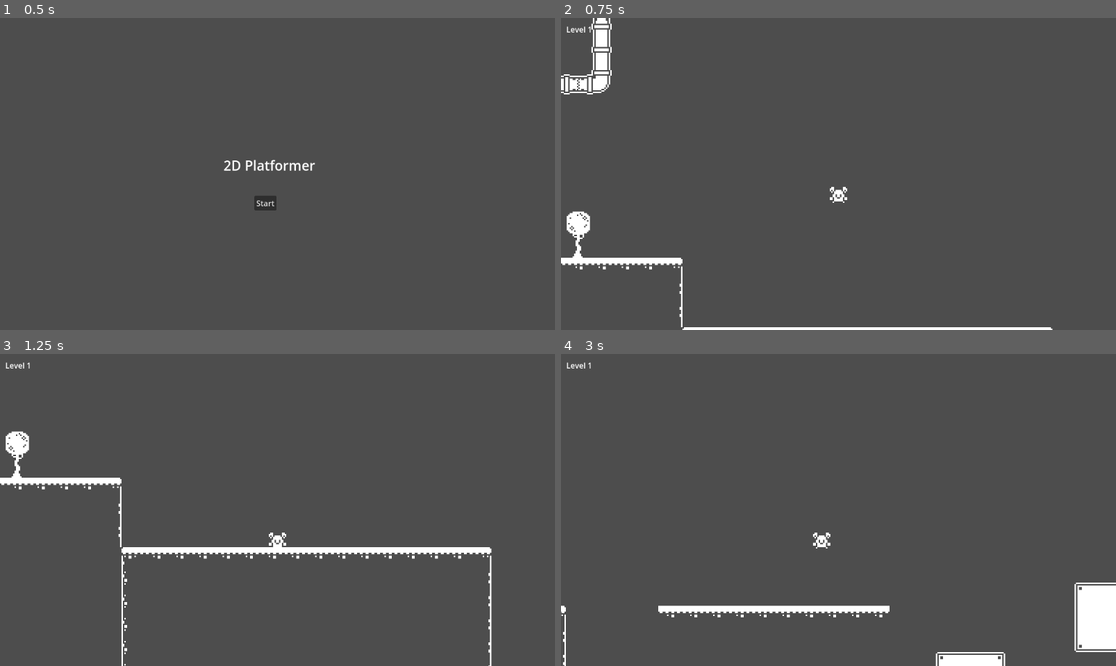
Above: before the commit, frames 1-4 (two rows, left to right).
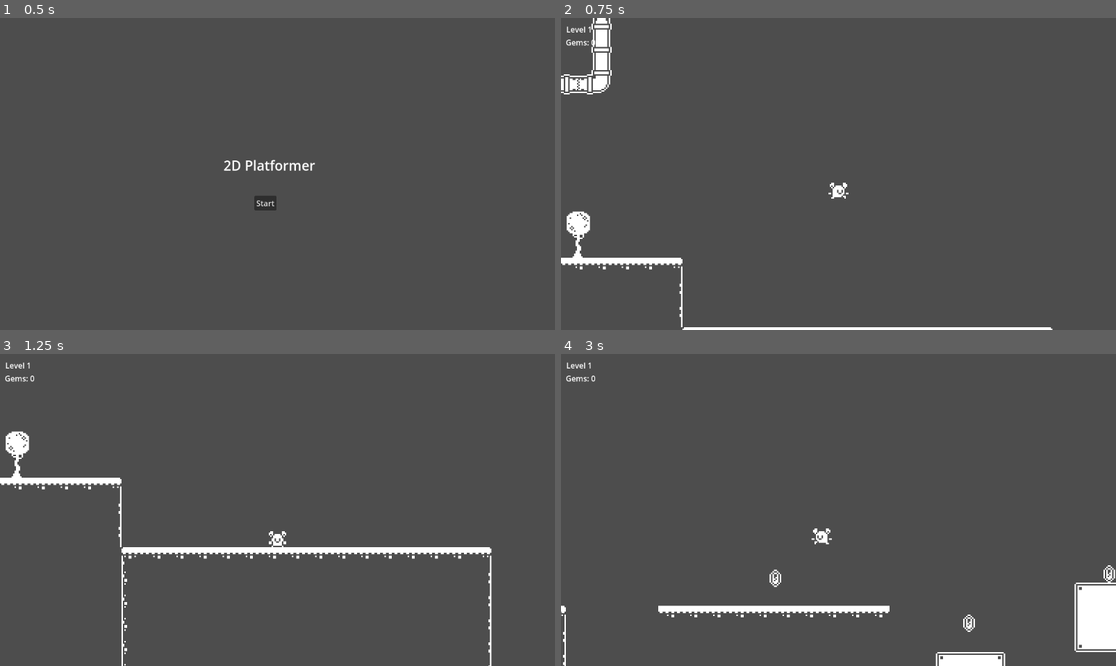
Above: after the commit, the same moments.

Repository: ColeC123/Godot-2D-Platformer
Game: Godot game, scene res://main_menu.tscn
Same seed, same stepped clock (60 frames per second), same inputs: the game is played once before the commit and once after it.
Inputs:
- Up to frame 1 (0.5 s): no input
- Up to frame 2 (0.75 s): click "Start" at 0.5 s
- Up to frame 3 (1.25 s): no input
- Up to frame 4 (3 s): hold D (move_right) 1.28-2.78 s; tap Space (jump) at 1.35, 1.52, 1.82, 2.1, 2.27, 2.57, 2.85 s; hold A (move_left) from 2.78 s (still down)

Frame 1 is identical in both runs. In frame 2, 0.2% of the frame differs, in the area x 0-52%, y 6-60%; in frame 3, 0.1%; in frame 4, 0.4%, in the area x 0-100%, y 6-90%.

Commit message:
Add files via upload

Diff:
--- /dev/null
+++ b/Platformer Game/door.gd
@@ -0,0 +1,9 @@
+extends Area2D
+
+@export var level = ""
+signal player_entered(level)
+
+
+func _on_body_entered(body):
+	if body.name == "Player":
+		player_entered.emit(level)
--- a/Platformer Game/door.tscn
+++ b/Platformer Game/door.tscn
@@ -1,5 +1,6 @@
-[gd_scene load_steps=5 format=3 uid="uid://cc1g53k0sf16v"]
+[gd_scene load_steps=6 format=3 uid="uid://cc1g53k0sf16v"]
 
+[ext_resource type="Script" path="res://door.gd" id="1_gi7h4"]
 [ext_resource type="Texture2D" uid="uid://nqnieuqev65x" path="res://monochrome_tilemap_transparent.png" id="1_v035j"]
 
 [sub_resource type="RectangleShape2D" id="RectangleShape2D_et3oi"]
@@ -21,6 +22,7 @@
 }]
 
 [node name="Door" type="Area2D"]
+script = ExtResource("1_gi7h4")
 
 [node name="CollisionShape2D" type="CollisionShape2D" parent="."]
 position = Vector2(0, 0.5)
@@ -28,3 +30,5 @@
 
 [node name="AnimatedSprite2D" type="AnimatedSprite2D" parent="."]
 sprite_frames = SubResource("SpriteFrames_20whj")
+
+[connection signal="body_entered" from="." to="." method="_on_body_entered"]
--- /dev/null
+++ b/Platformer Game/gem.gd
@@ -0,0 +1,9 @@
+extends Area2D
+
+signal gem_collected
+
+func _on_body_entered(body):
+	if body.name == "Player":
+		Global.gems_collected += 1
+		gem_collected.emit()
+		queue_free()
--- /dev/null
+++ b/Platformer Game/gem.tscn
@@ -0,0 +1,33 @@
+[gd_scene load_steps=6 format=3 uid="uid://bckc4yyr6y0ea"]
+
+[ext_resource type="Script" path="res://gem.gd" id="1_k6vvc"]
+[ext_resource type="Texture2D" uid="uid://nqnieuqev65x" path="res://monochrome_tilemap_transparent.png" id="1_wwhbn"]
+
+[sub_resource type="RectangleShape2D" id="RectangleShape2D_sq30n"]
+size = Vector2(10, 14)
+
+[sub_resource type="AtlasTexture" id="AtlasTexture_ttkvw"]
+atlas = ExtResource("1_wwhbn")
+region = Rect2(34, 85, 16, 16)
+
+[sub_resource type="SpriteFrames" id="SpriteFrames_vyr65"]
+animations = [{
+"frames": [{
+"duration": 1.0,
+"texture": SubResource("AtlasTexture_ttkvw")
+}],
+"loop": true,
+"name": &"default",
+"speed": 5.0
+}]
+
+[node name="Gem" type="Area2D"]
+script = ExtResource("1_k6vvc")
+
+[node name="CollisionShape2D" type="CollisionShape2D" parent="."]
+shape = SubResource("RectangleShape2D_sq30n")
+
+[node name="AnimatedSprite2D" type="AnimatedSprite2D" parent="."]
+sprite_frames = SubResource("SpriteFrames_vyr65")
+
+[connection signal="body_entered" from="." to="." method="_on_body_entered"]
--- /dev/null
+++ b/Platformer Game/global.gd
@@ -0,0 +1,12 @@
+extends Node
+
+var gems_collected = 0
+
+# Called when the node enters the scene tree for the first time.
+func _ready():
+	print_debug("global ready!")
+	print_debug(gems_collected)
+
+func _input(event):
+	if event.is_action_pressed("return_to_main_menu"):
+		get_tree().change_scene_to_file("res://main_menu.tscn")
--- /dev/null
+++ b/Platformer Game/level.gd
@@ -0,0 +1,19 @@
+extends Node2D
+
+@export var level_num = 0
+
+# Called when the node enters the scene tree for the first time.
+func _ready():
+	print("level " + str(level_num) + " ready!")
+	set_gems_label()
+	for gem in $Gems.get_children():
+		gem.gem_collected.connect(_on_gem_collected)
+
+func _on_gem_collected():
+	set_gems_label()
+
+func set_gems_label():
+	$HUD/GemsLabel.text = "Gems: " + str(Global.gems_collected)
+
+func _on_door_player_entered(level):
+	get_tree().change_scene_to_file(level)
--- a/Platformer Game/level_1.tscn
+++ b/Platformer Game/level_1.tscn
@@ -1,9 +1,10 @@
-[gd_scene load_steps=7 format=3 uid="uid://52t4m6cnrfvs"]
-
-[ext_resource type="Script" path="res://level_1.gd" id="1_68yty"]
+[gd_scene load_steps=8 format=3 uid="uid://52t4m6cnrfvs"]
+
+[ext_resource type="Script" path="res://level.gd" id="1_68yty"]
 [ext_resource type="PackedScene" uid="uid://bxitu71ehs5j4" path="res://player.tscn" id="2_lh47s"]
 [ext_resource type="Texture2D" uid="uid://nqnieuqev65x" path="res://monochrome_tilemap_transparent.png" id="2_rxre3"]
 [ext_resource type="PackedScene" uid="uid://cc1g53k0sf16v" path="res://door.tscn" id="4_h1eqp"]
+[ext_resource type="PackedScene" uid="uid://bckc4yyr6y0ea" path="res://gem.tscn" id="5_ieteo"]
 
 [sub_resource type="TileSetAtlasSource" id="TileSetAtlasSource_5qdm6"]
 resource_name = "Tilemap"
@@ -1464,6 +1465,7 @@
 
 [node name="Level1" type="Node2D"]
 script = ExtResource("1_68yty")
+level_num = 1
 
 [node name="Player" parent="." instance=ExtResource("2_lh47s")]
 position = Vector2(652, 262)
@@ -1473,17 +1475,25 @@
 format = 2
 layer_0/tile_data = PackedInt32Array(1507363, 1048576, 5, 1507364, 1048576, 5, 1507365, 1048576, 5, 1507366, 1048576, 5 …(2219 unchanged characters)…
 
-[node name="CanvasLayer" type="CanvasLayer" parent="."]
-
-[node name="Label" type="Label" parent="CanvasLayer"]
+[node name="HUD" type="CanvasLayer" parent="."]
+
+[node name="CurrentLevel" type="Label" parent="HUD"]
 offset_left = 11.0
 offset_top = 12.0
 offset_right = 61.0
 offset_bottom = 35.0
 text = "Level 1"
 
+[node name="GemsLabel" type="Label" parent="HUD"]
+offset_left = 10.0
+offset_top = 39.0
+offset_right = 72.0
+offset_bottom = 62.0
+text = "Gems: 0"
+
 [node name="Door" parent="." instance=ExtResource("4_h1eqp")]
 position = Vector2(1289, 295)
+level = "res://level_2.tscn"
 
 [node name="Label" type="Label" parent="Door"]
 offset_left = -26.0
@@ -1493,4 +1503,18 @@
 text = "Level 2
 "
 
-[connection signal="body_entered" from="Door" to="." method="_on_door_body_entered"]
+[node name="Gems" type="Node" parent="."]
+
+[node name="Gem" parent="Gems" instance=ExtResource("5_ieteo")]
+position = Vector2(433, 167)
+
+[node name="Gem2" parent="Gems" instance=ExtResource("5_ieteo")]
+position = Vector2(1176, 346)
+
+[node name="Gem3" parent="Gems" instance=ExtResource("5_ieteo")]
+position = Vector2(945, 349)
+
+[node name="Gem4" parent="Gems" instance=ExtResource("5_ieteo")]
+position = Vector2(1079, 380)
+
+[connection signal="player_entered" from="Door" to="." method="_on_door_player_entered"]
--- a/Platformer Game/level_2.tscn
+++ b/Platformer Game/level_2.tscn
@@ -1,9 +1,10 @@
-[gd_scene load_steps=7 format=3 uid="uid://c1b85riu1sdos"]
-
-[ext_resource type="Script" path="res://level_2.gd" id="1_ghwwm"]
+[gd_scene load_steps=8 format=3 uid="uid://c1b85riu1sdos"]
+
 [ext_resource type="Texture2D" uid="uid://nqnieuqev65x" path="res://monochrome_tilemap_transparent.png" id="1_jpdlo"]
+[ext_resource type="Script" path="res://level.gd" id="1_ntko2"]
 [ext_resource type="PackedScene" uid="uid://bxitu71ehs5j4" path="res://player.tscn" id="2_aojlw"]
 [ext_resource type="PackedScene" uid="uid://cc1g53k0sf16v" path="res://door.tscn" id="3_wk0b7"]
+[ext_resource type="PackedScene" uid="uid://bckc4yyr6y0ea" path="res://gem.tscn" id="5_div84"]
 
 [sub_resource type="TileSetAtlasSource" id="TileSetAtlasSource_po8f8"]
 resource_name = "Tilemap"
@@ -1216,7 +1217,8 @@
 sources/0 = SubResource("TileSetAtlasSource_po8f8")
 
 [node name="Level2" type="Node2D"]
-script = ExtResource("1_ghwwm")
+script = ExtResource("1_ntko2")
+level_num = 2
 
 [node name="TileMap" type="TileMap" parent="."]
 texture_filter = 1
@@ -1224,27 +1226,46 @@
 format = 2
 layer_0/tile_data = PackedInt32Array(1572878, 524288, 4, 1572879, 524288, 4, 1572880, 524288, 4, 1572881, 524288, 4, 15 …(1557 unchanged characters)…
 
-[node name="CanvasLayer" type="CanvasLayer" parent="."]
-
-[node name="Label" type="Label" parent="CanvasLayer"]
+[node name="HUD" type="CanvasLayer" parent="."]
+
+[node name="CurrentLevel" type="Label" parent="HUD"]
 offset_left = 12.0
 offset_top = 11.0
 offset_right = 66.0
 offset_bottom = 34.0
 text = "Level 2"
 
+[node name="GemsLabel" type="Label" parent="HUD"]
+offset_left = 10.0
+offset_top = 39.0
+offset_right = 72.0
+offset_bottom = 62.0
+text = "Gems: 0"
+
 [node name="Player" parent="." instance=ExtResource("2_aojlw")]
 position = Vector2(269, 380)
 
 [node name="Door" parent="." instance=ExtResource("3_wk0b7")]
 position = Vector2(254, 377)
+level = "res://level_1.tscn"
 
 [node name="Label" type="Label" parent="Door"]
 offset_left = -23.0
 offset_top = -31.0
 offset_right = 31.0
 offset_bottom = -8.0
-text = "Level 1
+text = "Level 2
 "
 
-[connection signal="body_entered" from="Door" to="." method="_on_door_body_entered"]
+[node name="Gems" type="Node" parent="."]
+
+[node name="Gem" parent="Gems" instance=ExtResource("5_div84")]
+position = Vector2(377, 373)
+
+[node name="Gem2" parent="Gems" instance=ExtResource("5_div84")]
+position = Vector2(477, 374)
+
+[node name="Gem3" parent="Gems" instance=ExtResource("5_div84")]
+position = Vector2(575, 372)
+
+[connection signal="player_entered" from="Door" to="." method="_on_door_player_entered"]
--- a/Platformer Game/player.gd
+++ b/Platformer Game/player.gd
@@ -22,7 +22,16 @@
 	var direction = Input.get_axis("move_left", "move_right")
 	if direction:
 		velocity.x = direction * SPEED
+		$AnimatedSprite2D.play("run")
+		if direction == -1:
+			$AnimatedSprite2D.flip_h = true
+		else:
+			$AnimatedSprite2D.flip_h = false
 	else:
+		$AnimatedSprite2D.play("idle")
 		velocity.x = move_toward(velocity.x, 0, SPEED)
 
+	if not is_on_floor():
+		$AnimatedSprite2D.play("jump")
+
 	move_and_slide()
--- a/Platformer Game/player.tscn
+++ b/Platformer Game/player.tscn
@@ -6,6 +6,22 @@
 [sub_resource type="AtlasTexture" id="AtlasTexture_c6nml"]
 atlas = ExtResource("2_licik")
 region = Rect2(0, 204, 16, 16)
+
+[sub_resource type="AtlasTexture" id="AtlasTexture_vmgv3"]
+atlas = ExtResource("2_licik")
+region = Rect2(68, 204, 16, 16)
+
+[sub_resource type="AtlasTexture" id="AtlasTexture_fcqbj"]
+atlas = ExtResource("2_licik")
+region = Rect2(17, 204, 16, 16)
+
+[sub_resource type="AtlasTexture" id="AtlasTexture_qydpy"]
+atlas = ExtResource("2_licik")
+region = Rect2(34, 204, 16, 16)
+
+[sub_resource type="AtlasTexture" id="AtlasTexture_fnpj5"]
+atlas = ExtResource("2_licik")
+region = Rect2(51, 204, 16, 16)
 
 [sub_resource type="SpriteFrames" id="SpriteFrames_kby6q"]
 animations = [{
@@ -16,6 +32,28 @@
 "loop": true,
 "name": &"idle",
 "speed": 5.0
+}, {
+"frames": [{
+"duration": 1.0,
+"texture": SubResource("AtlasTexture_vmgv3")
+}],
+"loop": true,
+"name": &"jump",
+"speed": 5.0
+}, {
+"frames": [{
+"duration": 1.0,
+"texture": SubResource("AtlasTexture_fcqbj")
+}, {
+"duration": 1.0,
+"texture": SubResource("AtlasTexture_qydpy")
+}, {
+"duration": 1.0,
+"texture": SubResource("AtlasTexture_fnpj5")
+}],
+"loop": true,
+"name": &"run",
+"speed": 6.0
 }]
 
 [sub_resource type="CapsuleShape2D" id="CapsuleShape2D_hs7n6"]
@@ -26,9 +64,9 @@
 script = ExtResource("1_g08de")
 
 [node name="AnimatedSprite2D" type="AnimatedSprite2D" parent="."]
-position = Vector2(0, -3)
+position = Vector2(0, -4)
 sprite_frames = SubResource("SpriteFrames_kby6q")
-animation = &"idle"
+animation = &"run"
 
 [node name="CollisionShape2D" type="CollisionShape2D" parent="."]
 shape = SubResource("CapsuleShape2D_hs7n6")
--- a/Platformer Game/project.godot
+++ b/Platformer Game/project.godot
@@ -14,6 +14,10 @@
 run/main_scene="res://main_menu.tscn"
 config/features=PackedStringArray("4.2", "Forward Plus")
 config/icon="res://icon.svg"
+
+[autoload]
+
+Global="*res://global.gd"
 
 [input]
 
Not shown: 1 places in Platformer Game/player.tscn that only renumber resources
